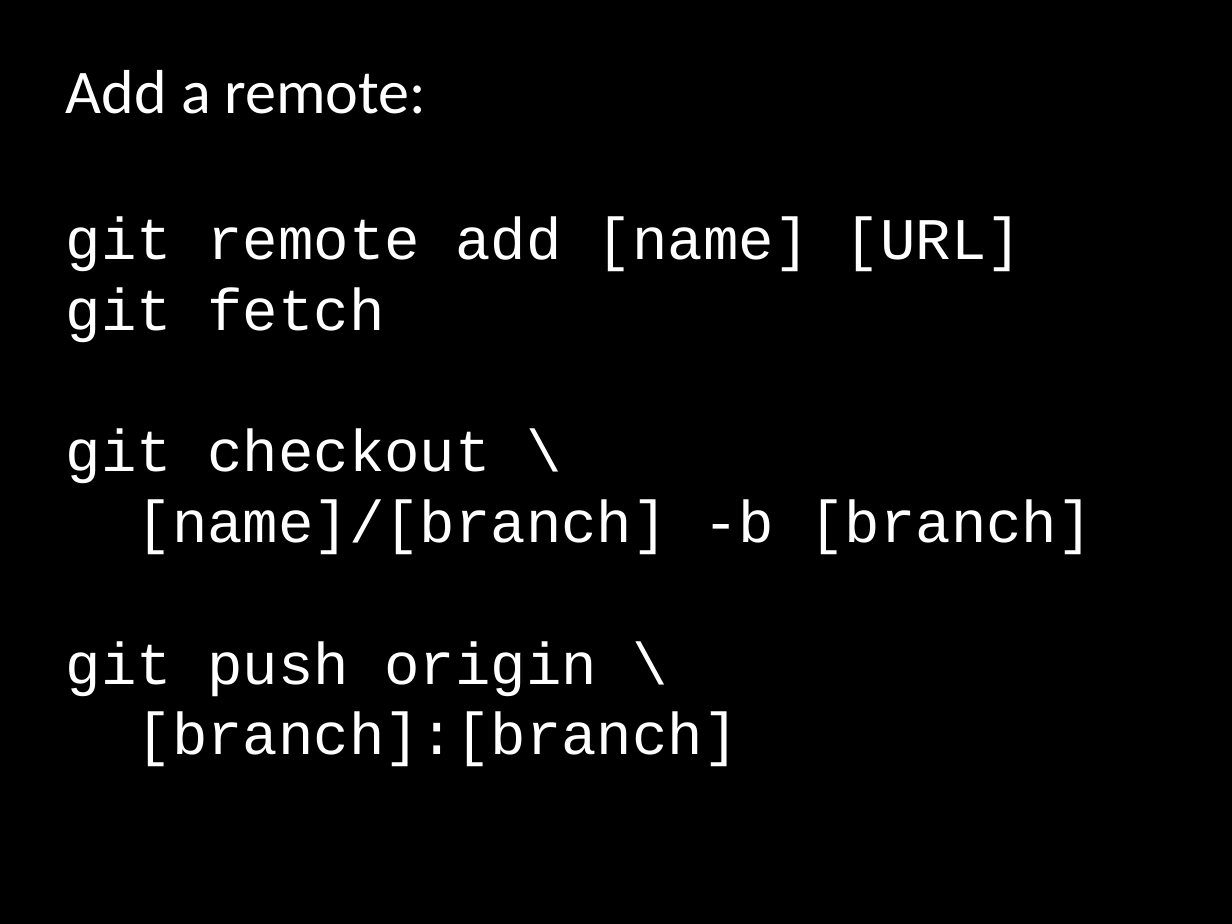
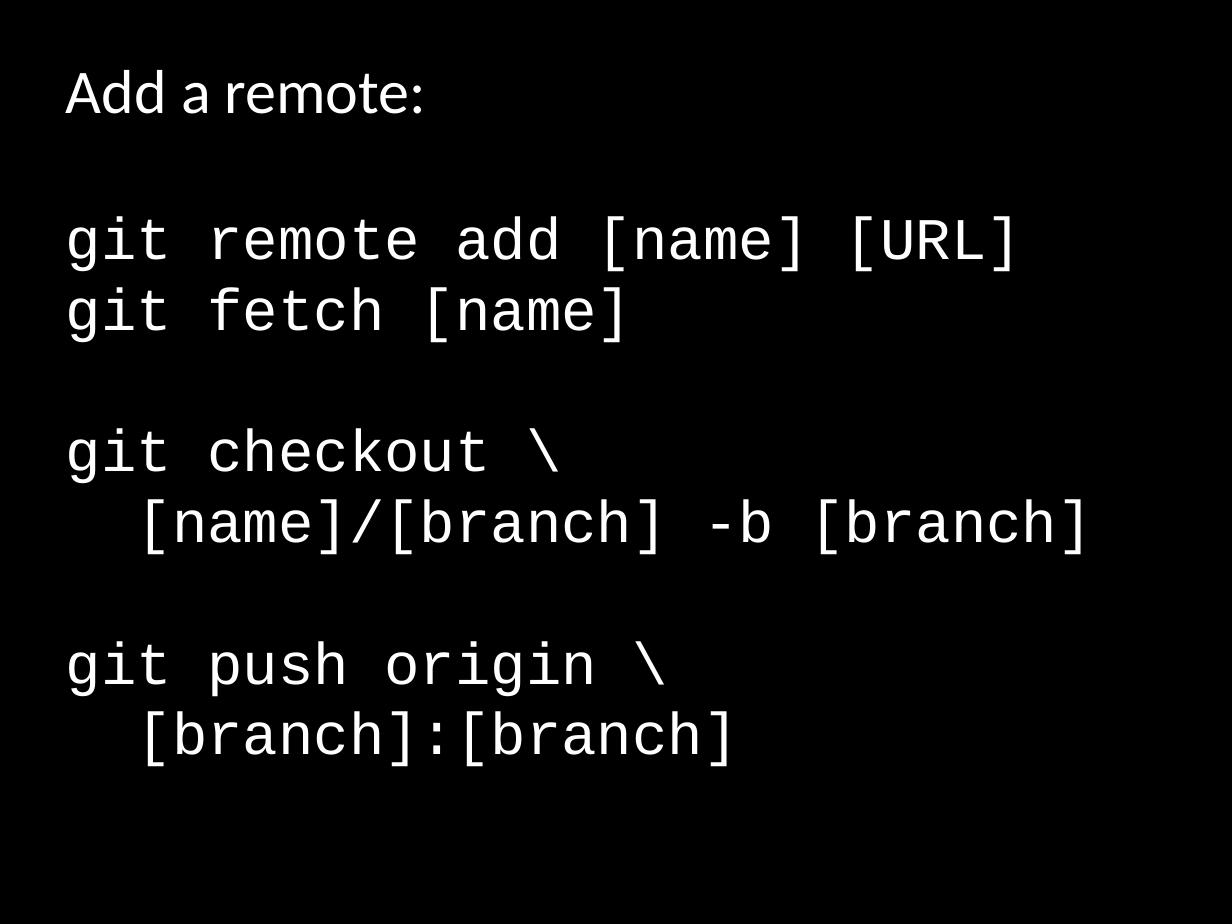
Before and after one commit to selenamarie/pyladiespdx-classes, a slide deck: slide 29 of intro_to_git/intro to git - branching and merging.odp (slide 27 before the commit). Drawn at 1232x924 pixels with LibreOffice and Linux fonts; fonts in the diff are those of the drawing. Boxes give left, top, right and bottom in pixels: in the first picture for what was removed or moved away, otherwise in the second. Text is boxed around its words. In the diff, an @@ line names an element or a change of style, - is before the commit and + after.

```diff
--- a/intro_to_git/intro to git - branching and merging.odp
+++ b/intro_to_git/intro to git - branching and merging.odp
@@ subtitle at box(66, 287, 632, 343): text changed @@
-git fetch
+git fetch [name]
```
Also in this commit, not shown: 13 other slides changed, 2 slides added, 1 slide removed, 2 other files.
